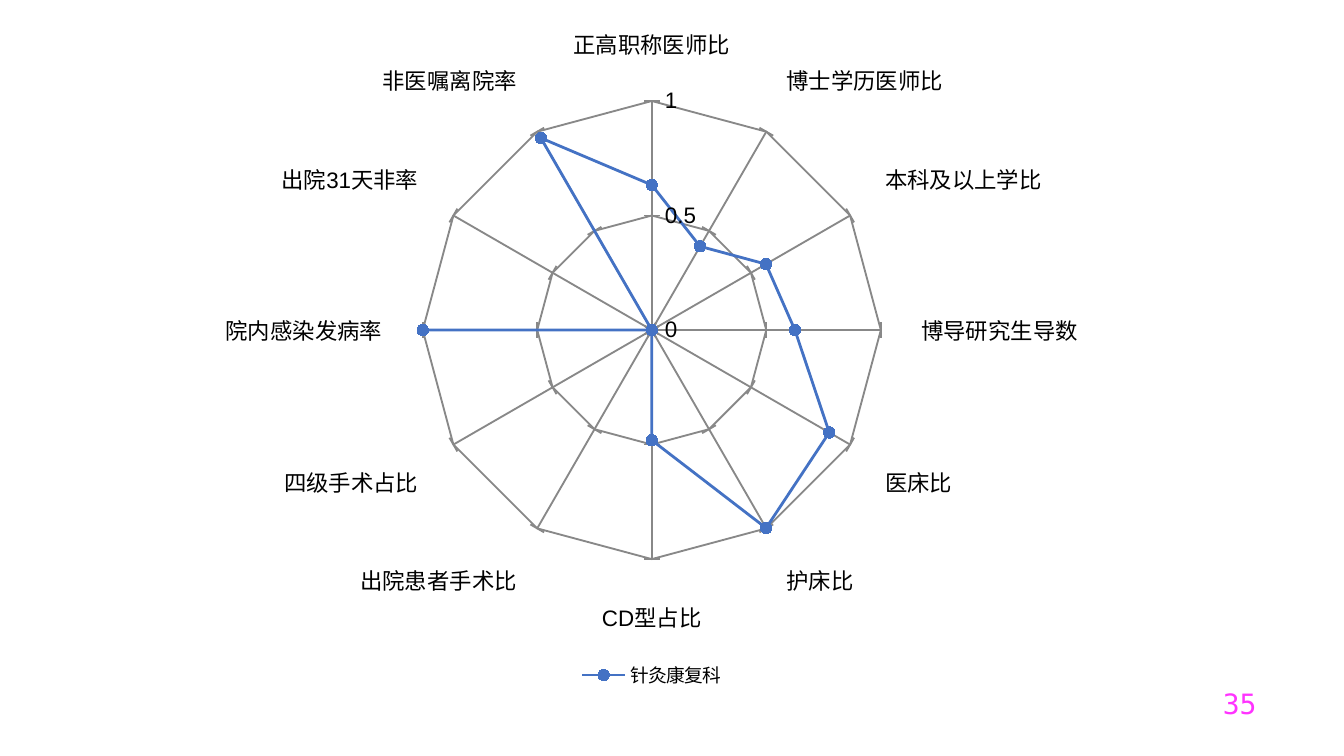
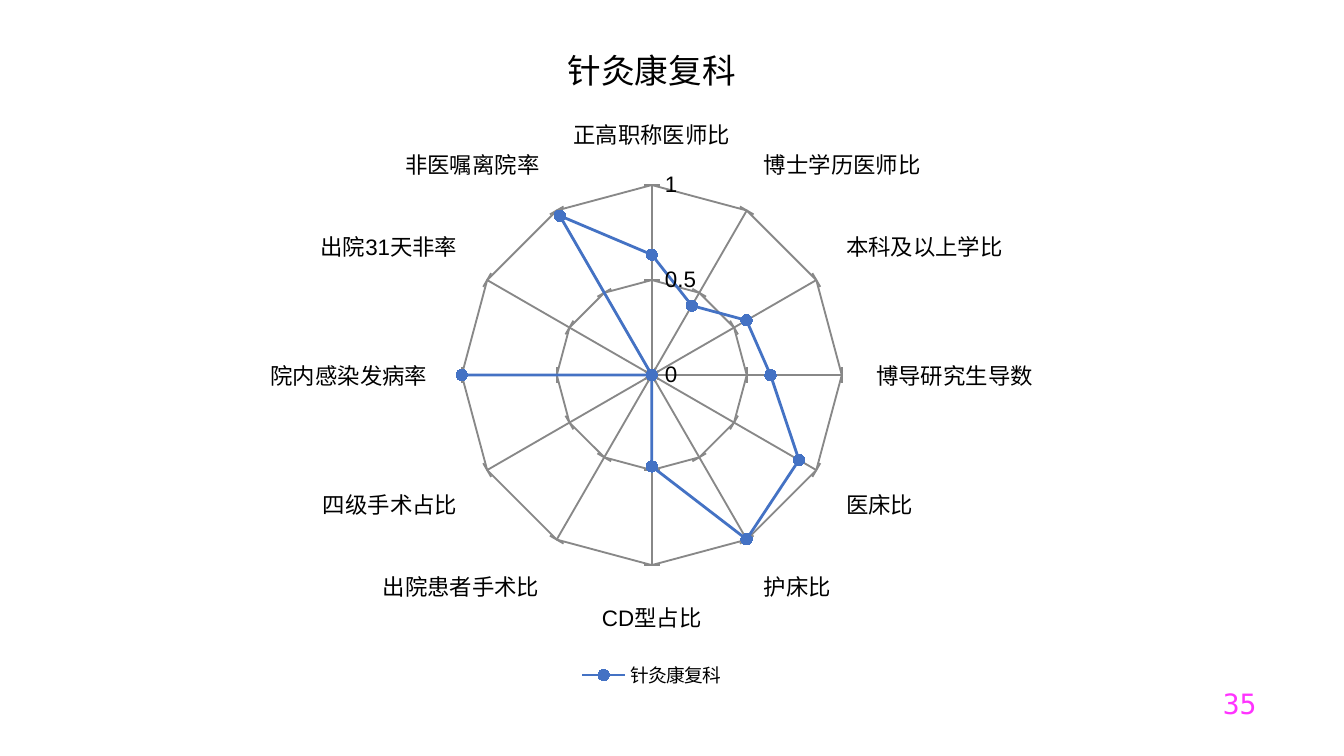
Before and after one commit to Tostig0916/hqcoffee, a slide deck: slide 35 of outputs/PPT/jsszyy.pptxgen.pptx. Drawn at 1344x756 pixels with LibreOffice and Linux fonts; fonts in the diff are those of the drawing. Boxes give left, top, right and bottom in pixels: in the first picture for what was removed or moved away, otherwise in the second. Text is boxed around its words. In the diff, an @@ line names an element or a change of style, - is before the commit and + after.

```diff
--- a/outputs/PPT/jsszyy.pptxgen.pptx
+++ b/outputs/PPT/jsszyy.pptxgen.pptx
@@ radar chart at <box>13,13,1290,694</box> @@
@@ title "针灸康复科" added @@
```
Also in this commit, not shown: 36 other slides changed, 2 other files.
